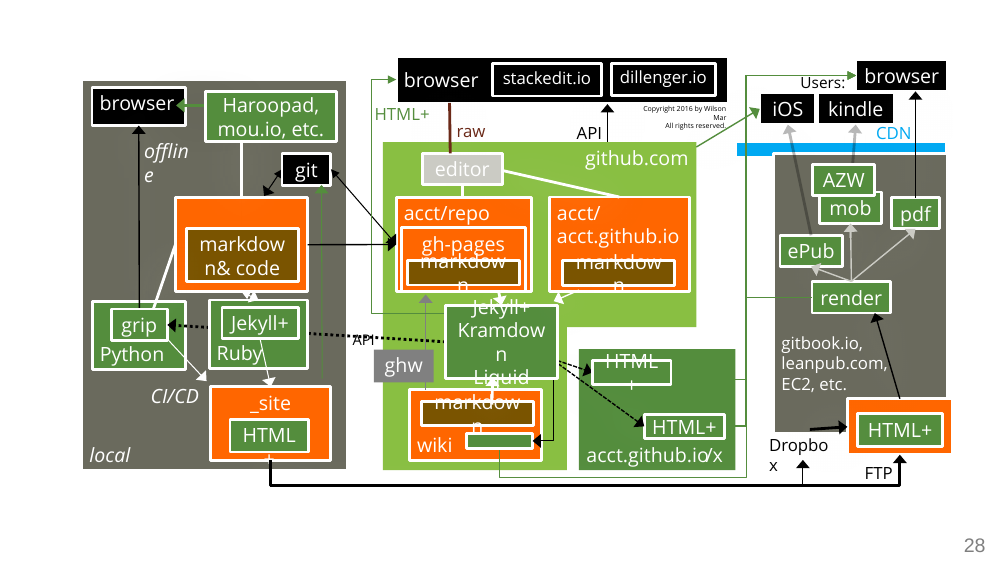
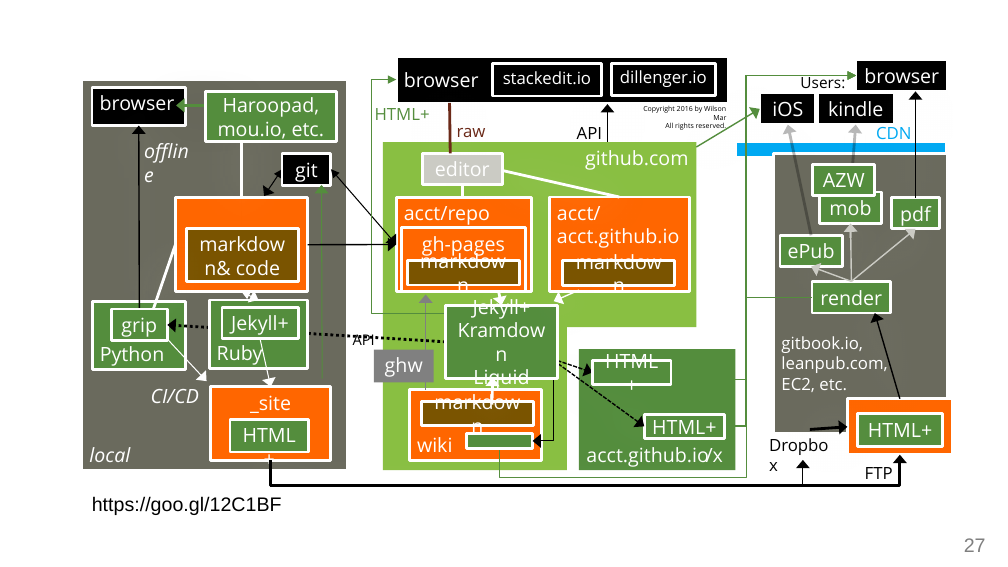
Before and after one commit to rkuma183/wilsonmar.github.io, a slide deck: slide 27 of fig/Git_with_Github_v79_2016.09.08a_wm.pptx (slide 28 before the commit). Drawn at 1008x567 pixels with LibreOffice and Linux fonts; fonts in the diff are those of the drawing. Boxes give left, top, right and bottom in pixels: in the first picture for what was removed or moved away, otherwise in the second. Text is boxed around its words. In the diff, an @@ line names an element or a change of style, - is before the commit and + after.

```diff
--- a/fig/Git_with_Github_v79_2016.09.08a_wm.pptx
+++ b/fig/Git_with_Github_v79_2016.09.08a_wm.pptx
@@ text added at (x1=92, y1=496, x2=282, y2=515), 14 pt, text #000000 @@
+https://goo.gl/12C1BF
@@ page number at (x1=964, y1=538, x2=986, y2=552): text changed @@
-28
+27
```
Also in this commit, not shown: 2 other slides changed, 1 slide removed, 3 other files.
